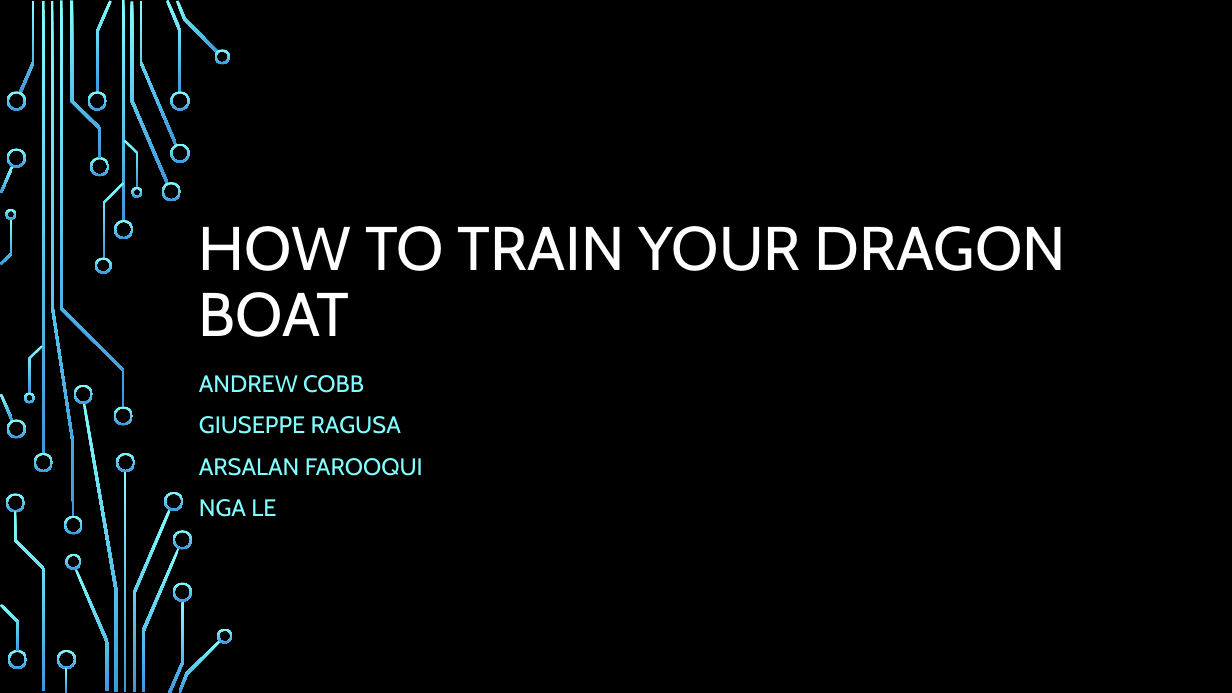
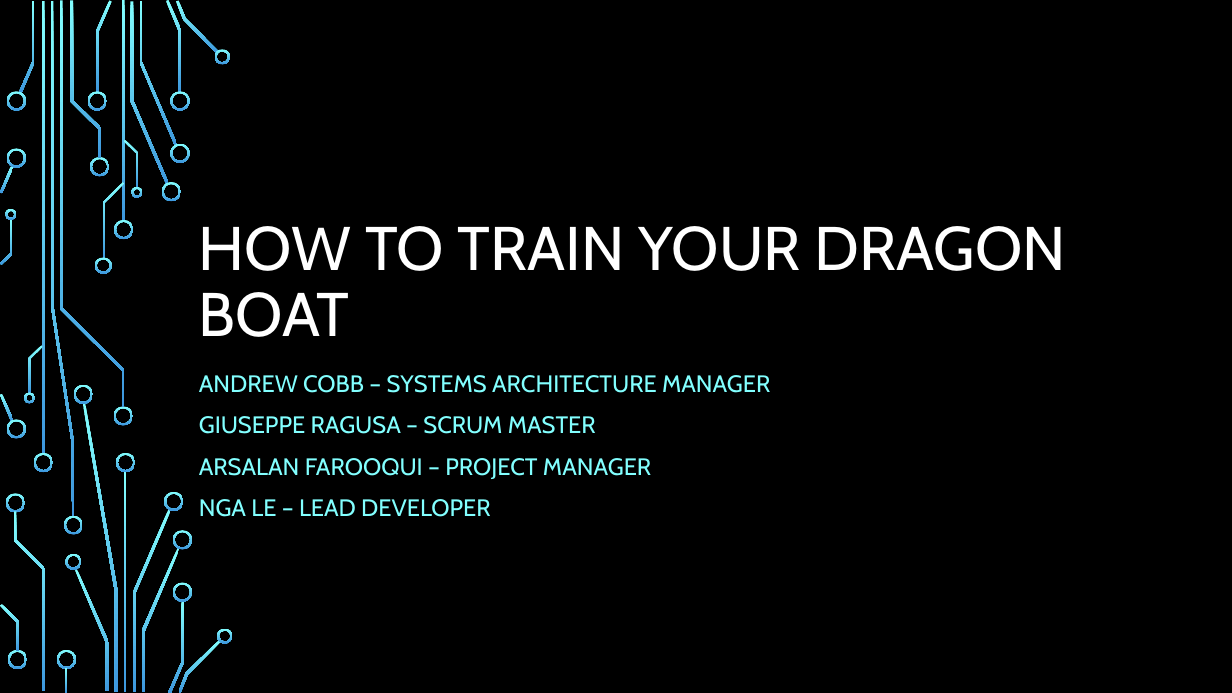
Before and after one commit to AB-Cobb/Capstone, a slide deck: slide 1 of docs/T04_HTTYDP_Final_Capstone_Presentation.pptx. Drawn at 1232x693 pixels with LibreOffice and Linux fonts; fonts in the diff are those of the drawing; background and template pictures are left out. Boxes give left, top, right and bottom in pixels: in the first picture for what was removed or moved away, otherwise in the second. Text is boxed around its words. In the diff, an @@ line names an element or a change of style, - is before the commit and + after.

```diff
--- a/docs/T04_HTTYDP_Final_Capstone_Presentation.pptx
+++ b/docs/T04_HTTYDP_Final_Capstone_Presentation.pptx
@@ subtitle at [199,375,770,517]: text changed @@
-ANDREW COBB
-GIUSEPPE RAGUSA
-ARSALAN FAROOQUI
-NGA LE
+ANDREW COBB – SYSTEMS ARCHITECTURE MANAGER
+GIUSEPPE RAGUSA – SCRUM MASTER
+ARSALAN FAROOQUI – PROJECT MANAGER
+NGA LE – LEAD DEVELOPER
```
Also in this commit, not shown: 1 other slide changed, 1 slide added, 1 slide removed.
